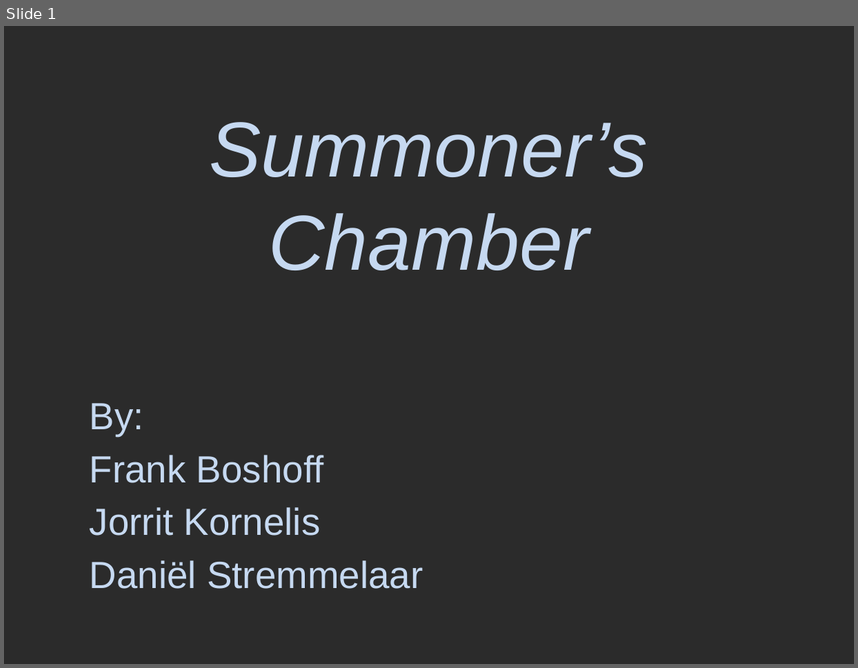
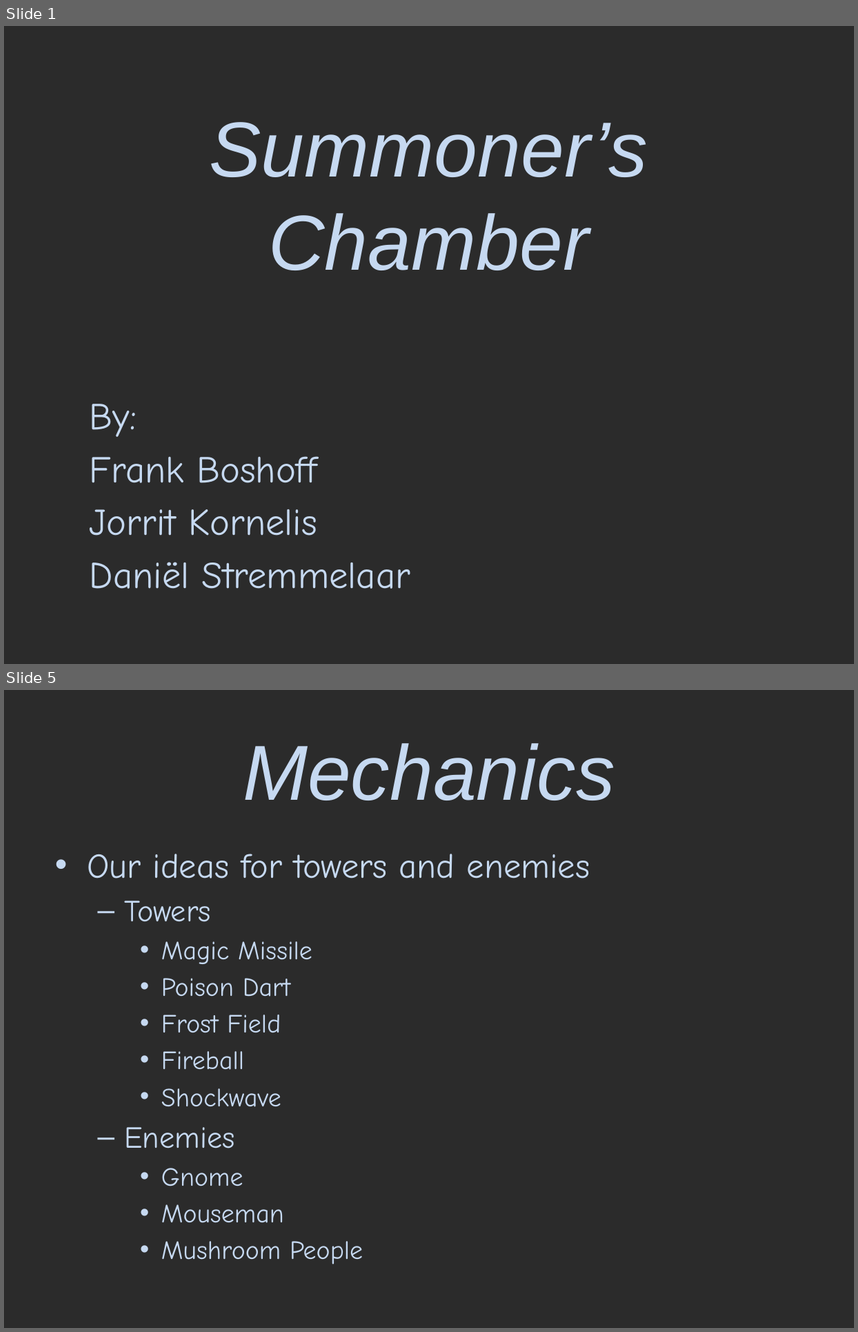
Before and after one commit to FrankBoshoff/P5-Chess-Defence, a slide deck: Concept Presentatie.pptx. Shown one above the other, each under a label of ours: slide 1 before the commit, slides 1 and 5 after it; the slides between them are not shown. The pictures are 858x668 and 858x1332 pixels, drawn with LibreOffice and Linux fonts; fonts in the diff are those of the drawing; background and template pictures are left out; a plain dark background stands for a picture behind light text. Boxes give left, top, right and bottom in pixels: in the first picture for what was removed or moved away, otherwise in the second. Text is boxed around its words. In the diff, an @@ line names an element or a change of style, - is before the commit and + after.

```diff
--- a/Concept Presentatie.pptx
+++ b/Concept Presentatie.pptx
@@ slide 5 added at (4, 690, 854, 1328), background picture (left out) @@
@@ title added at (243, 743, 615, 800), 66 pt, text #C6D9F1, italic @@
+Mechanics
@@ text added at (87, 854, 590, 1264), 22.2 pt, text #C6D9F1 @@
+• Our ideas for towers and enemies
+  – Towers
+    • Magic Missile
+    • Poison Dart
+    • Frost Field
+    • Fireball
+    • Shockwave
+  – Enemies
+    • Gnome
+    • Mouseman
+    • Mushroom People
@@ slide 1 changed as well @@
@@ subtitle "By:" at (90, 403, 410, 588): font Arial to Comic Neue @@
```
Also in this commit, not shown: 6 other slides added.
